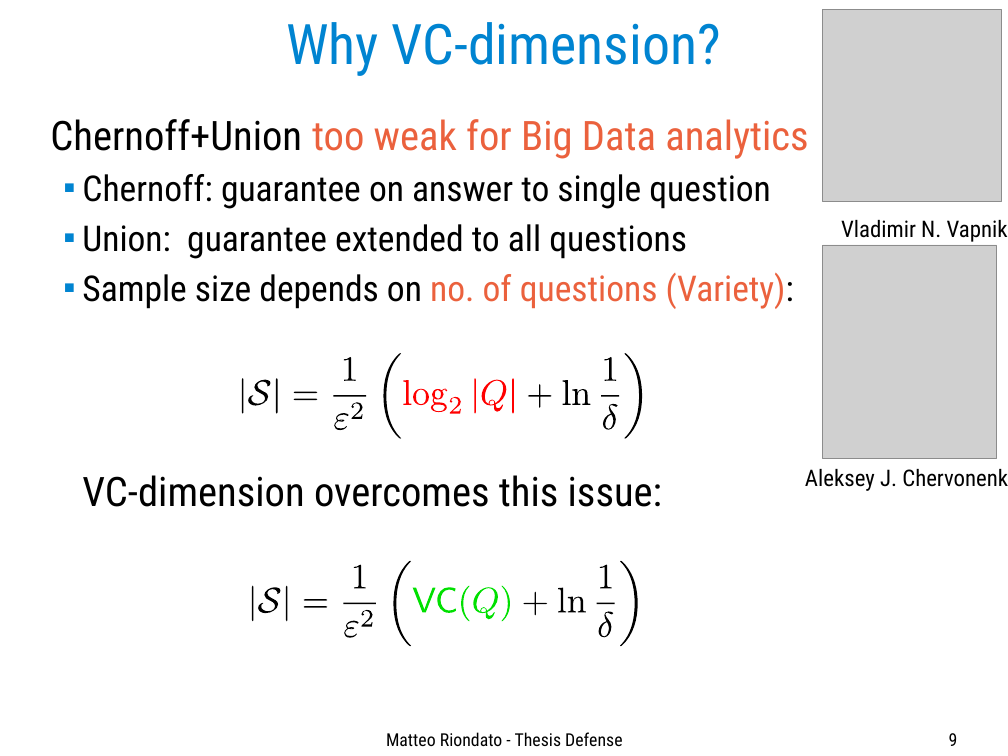
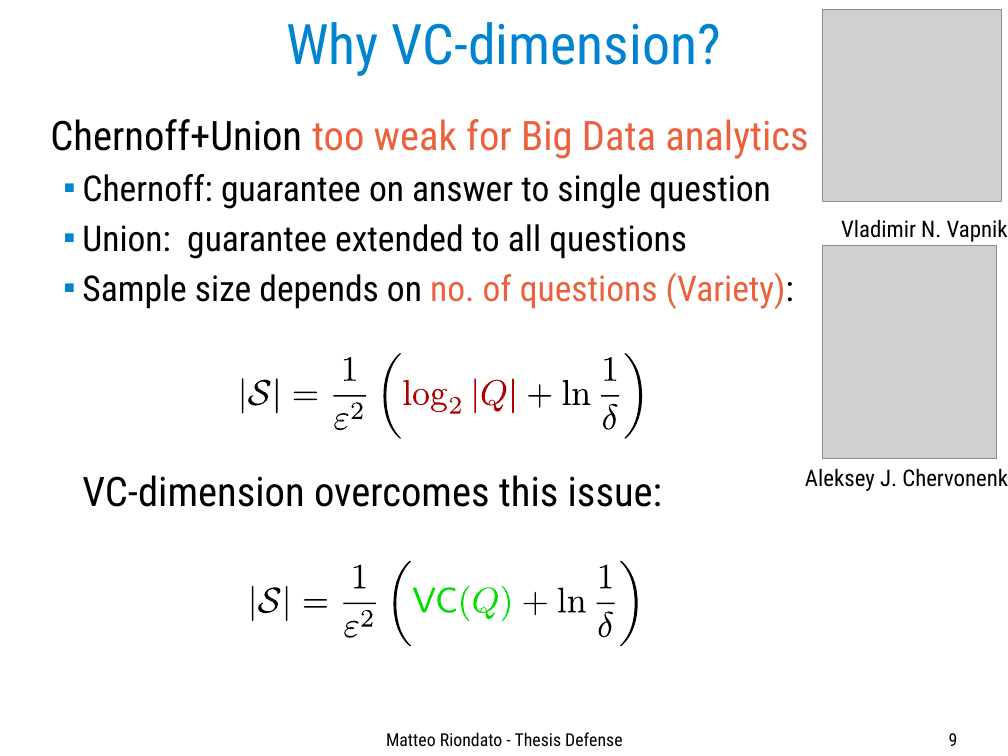
Before and after one commit to ZhizhongIsaacChen/dissertation, a slide deck: slide 9 of defense/Defense-talk.odp. Drawn at 1008x756 pixels with LibreOffice and Linux fonts; fonts in the diff are those of the drawing; grey boxes stand for pictures. Boxes give left, top, right and bottom in pixels: in the first picture for what was removed or moved away, otherwise in the second. Text is boxed around its words. In the diff, an @@ line names an element or a change of style, - is before the commit and + after.

```diff
--- a/defense/Defense-talk.odp
+++ b/defense/Defense-talk.odp
@@ fill #FF0000 to #AD0000 in 7 elements at box(403, 381, 412, 405), box(413, 389, 429, 405), box(431, 389, 447, 413), box(450, 397, 461, 413), box(475, 378, 477, 413), box(482, 380, 507, 412), box(512, 378, 514, 413) @@
```
Also in this commit, not shown: 2 other slides changed, 28 slides added.
